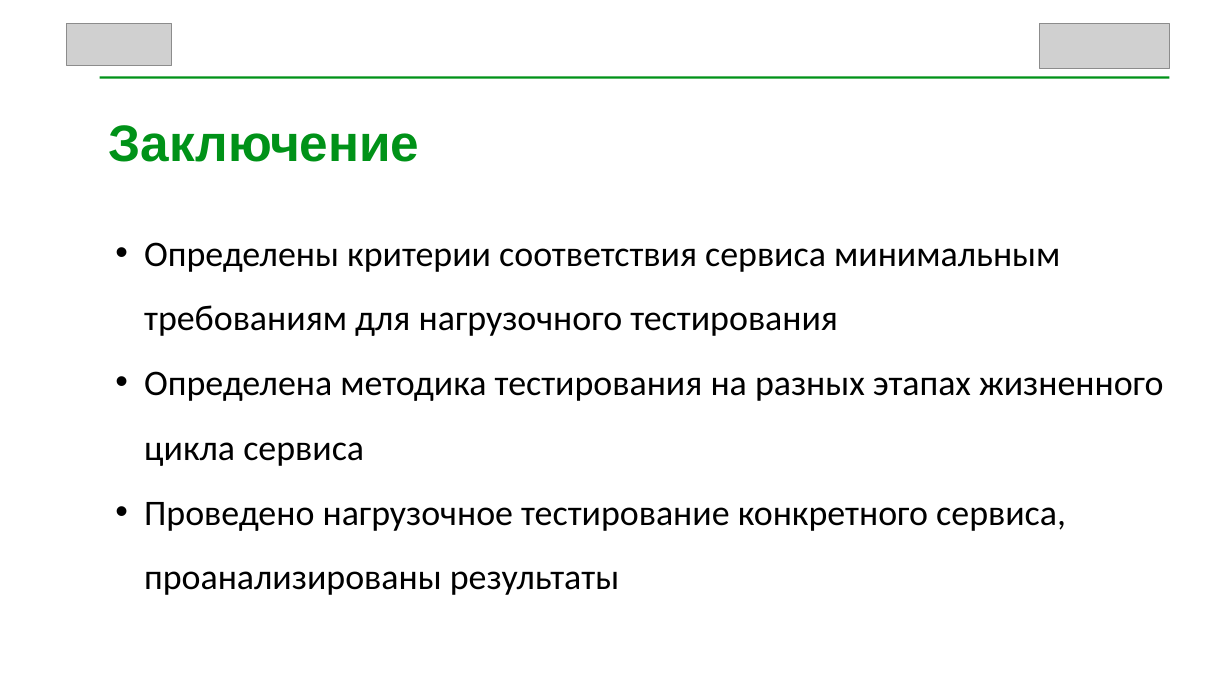
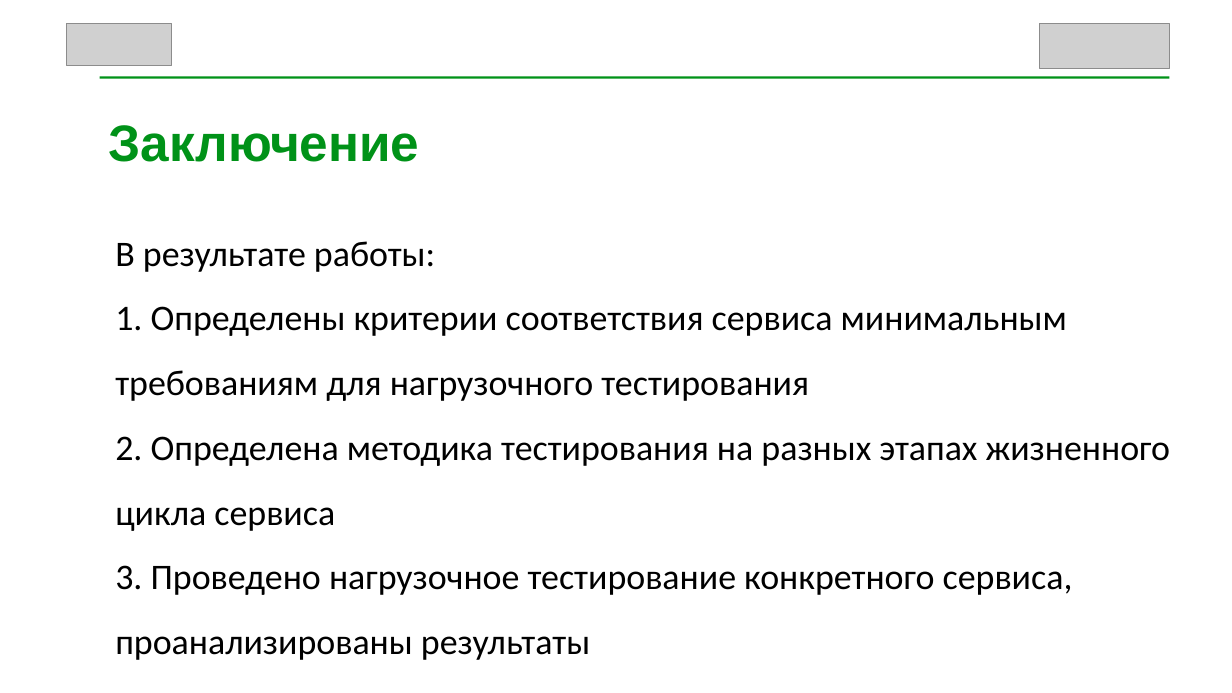
Before and after one commit to SilversShade/diplom-epta, a slide deck: slide 14 of Slides.pptx (slide 25 before the commit). Drawn at 1232x693 pixels with LibreOffice and Linux fonts; fonts in the diff are those of the drawing; grey boxes stand for pictures. Boxes give left, top, right and bottom in pixels: in the first picture for what was removed or moved away, otherwise in the second. Text is boxed around its words. In the diff, an @@ line names an element or a change of style, - is before the commit and + after.

Commit message:
slides

```diff
--- a/Slides.pptx
+++ b/Slides.pptx
@@ text at (x1=115, y1=241, x2=1171, y2=660): text changed @@
-• Определены критерии соответствия сервиса минимальным требованиям для нагрузочного тестирования
-• Определена методика тестирования на разных этапах жизненного цикла сервиса
-• Проведено нагрузочное тестирование конкретного сервиса, проанализированы результаты
+В результате работы:
+1. Определены критерии соответствия сервиса минимальным требованиям для нагрузочного тестирования
+2. Определена методика тестирования на разных этапах жизненного цикла сервиса
+3. Проведено нагрузочное тестирование конкретного сервиса, проанализированы результаты
```
Also in this commit, not shown: 9 other slides changed, 1 slide added, 12 slides removed.
